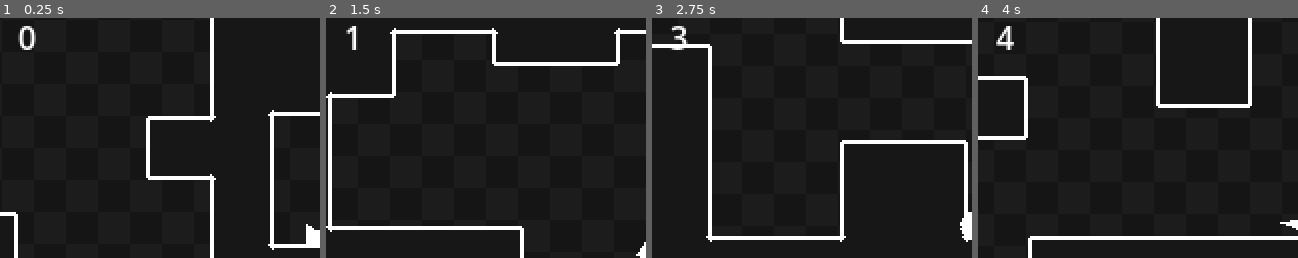
Above: before the commit, frames 1-4 (left to right).
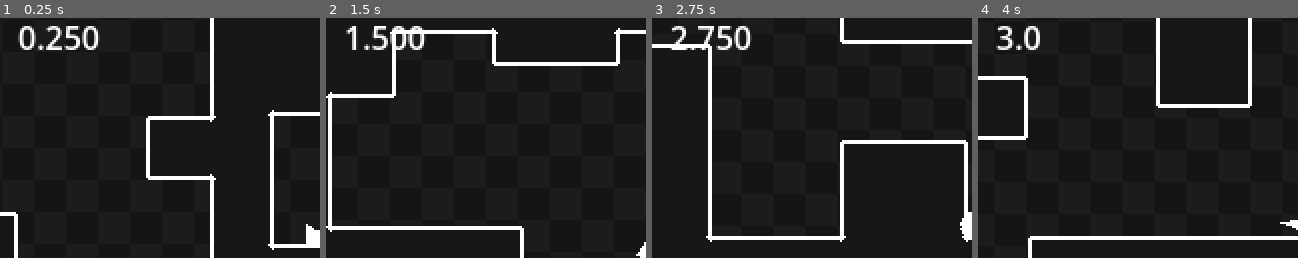
Above: after the commit, the same moments.

Repository: deltea/Gravity
Game: Godot game, scene res://main.tscn
The game is run twice, just before and just after one commit, with the same random seed, the same clock (stepped at 60 frames per second) and the same inputs.
Inputs:
- Up to frame 1 (0.25 s): no input
- Up to frame 2 (1.5 s): hold D (right) from 0.53 s (still down); tap Shift (fly) at 0.6, 1.35 s; tap Space (jump) at 0.77 s
- Up to frame 3 (2.75 s): tap Space (jump) at 1.52 s; release D (right) at 2.03 s; hold A (left) from 2.03 s (still down); tap Shift (fly) at 2.1 s
- Up to frame 4 (4 s): release A (left) at 2.78 s; hold D (right) from 2.78 s (still down); tap Shift (fly) at 2.85, 3.6 s; tap Space (jump) at 3.02, 3.77 s
The pictures show only the part of the screen within x 0-50%, y 4-54%; the shares and areas given below are measured in that part.

The runs differ from the first frame. In frame 1, 1.0% of the frame differs, in the area x 11-32%, y 3-14%; in frame 2, 0.9%; in frame 3, 1.1%, in the area x 5-32%, y 3-14%; in frame 4, 0.8%.

Commit message:
⏱️ timer

Diff:
--- a/level_manager.gd
+++ b/level_manager.gd
@@ -27,6 +27,10 @@
 	target_counter.get_child(targets.size() - targets_left.size() - 1).texture = target_ui_lit
 
 	if targets_left.size() <= 0:
-		get_tree().reload_current_scene()
+		end_level()
 	else:
 		update_current_target()
+
+func end_level():
+	get_tree().reload_current_scene()
+	print(Globals.timer.text)
--- a/timer.gd
+++ b/timer.gd
@@ -8,4 +8,7 @@
 
 func _process(delta: float) -> void:
 	time += delta
-	text = str(round(time))
+
+	var seconds = int(time) % 60
+	var milliseconds = Time.get_ticks_msec() % 1000
+	text = str(seconds) + "." + str(milliseconds)
